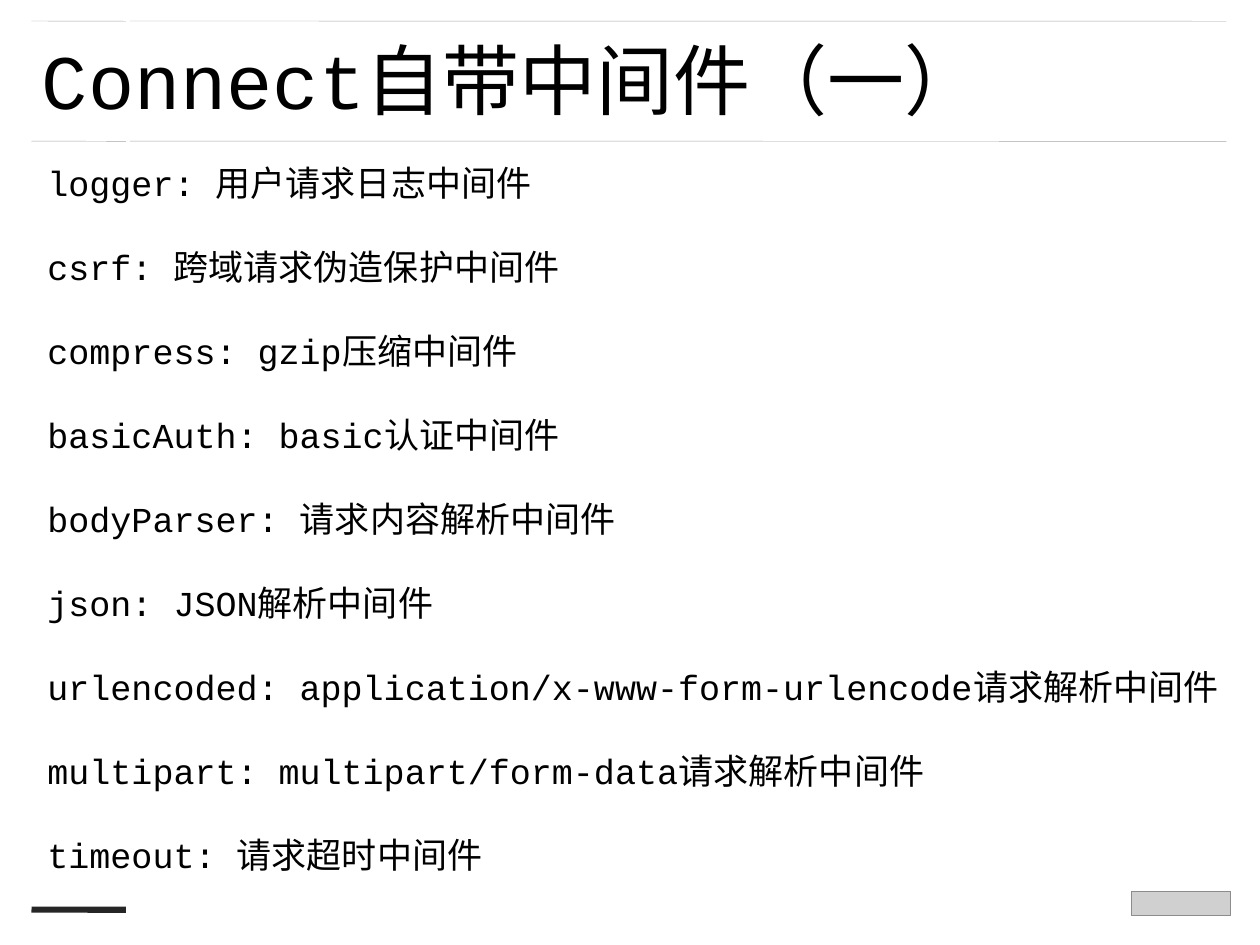
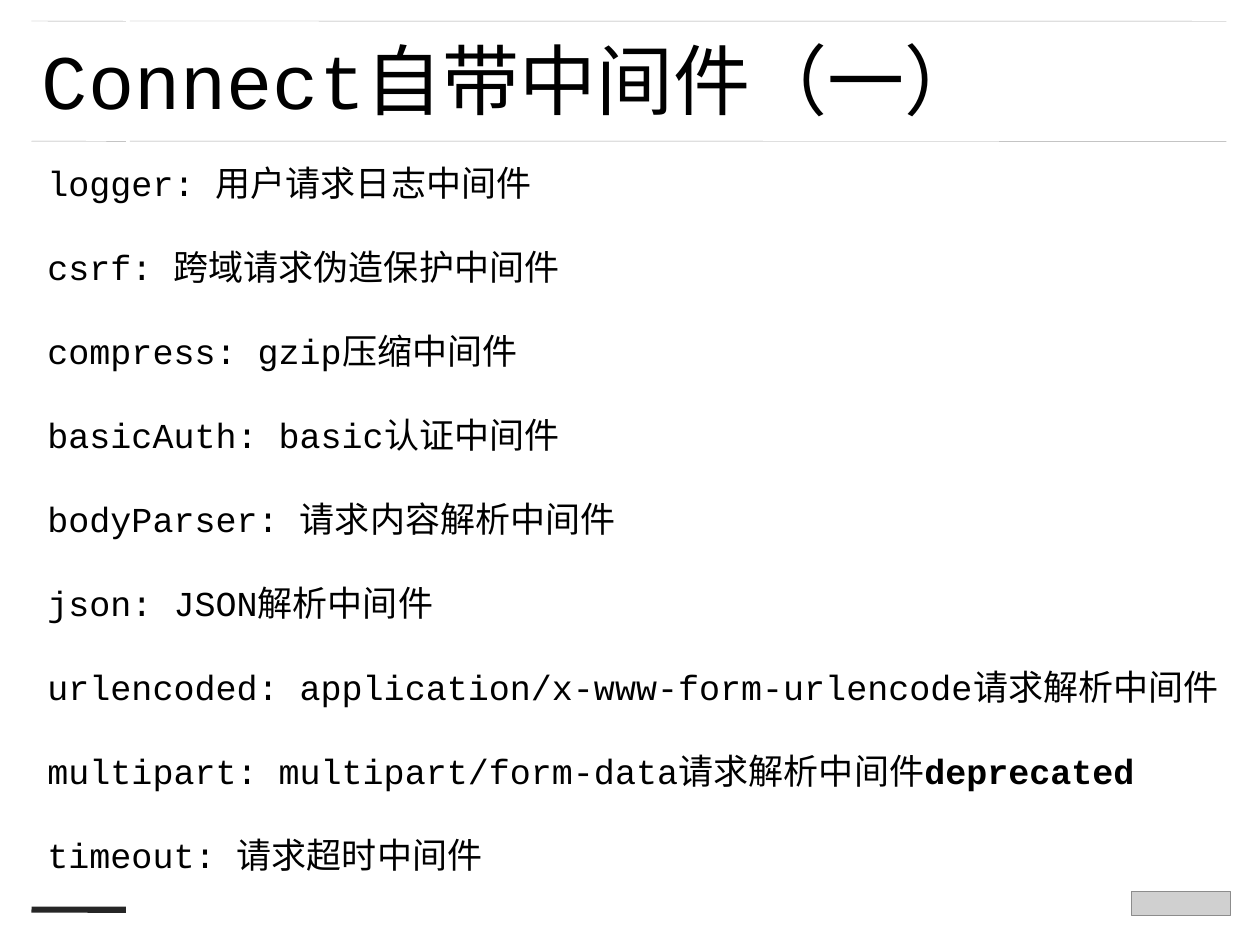
Before and after one commit to zjdgx/Study, a slide deck: slide 14 of PPT/nodejs --蒋刚.ppt. Drawn at 1260x945 pixels with LibreOffice and Linux fonts; fonts in the diff are those of the drawing; grey boxes stand for pictures. Boxes give left, top, right and bottom in pixels: in the first picture for what was removed or moved away, otherwise in the second. Text is boxed around its words. In the diff, an @@ line names an element or a change of style, - is before the commit and + after.

```diff
--- a/PPT/nodejs --蒋刚.ppt
+++ b/PPT/nodejs --蒋刚.ppt
@@ text at [47, 760, 1135, 792]: text changed @@
-multipart: multipart/form-data请求解析中间件
+multipart: multipart/form-data请求解析中间件deprecated
```
Also in this commit, not shown: 5 other slides changed, 8 other files.
